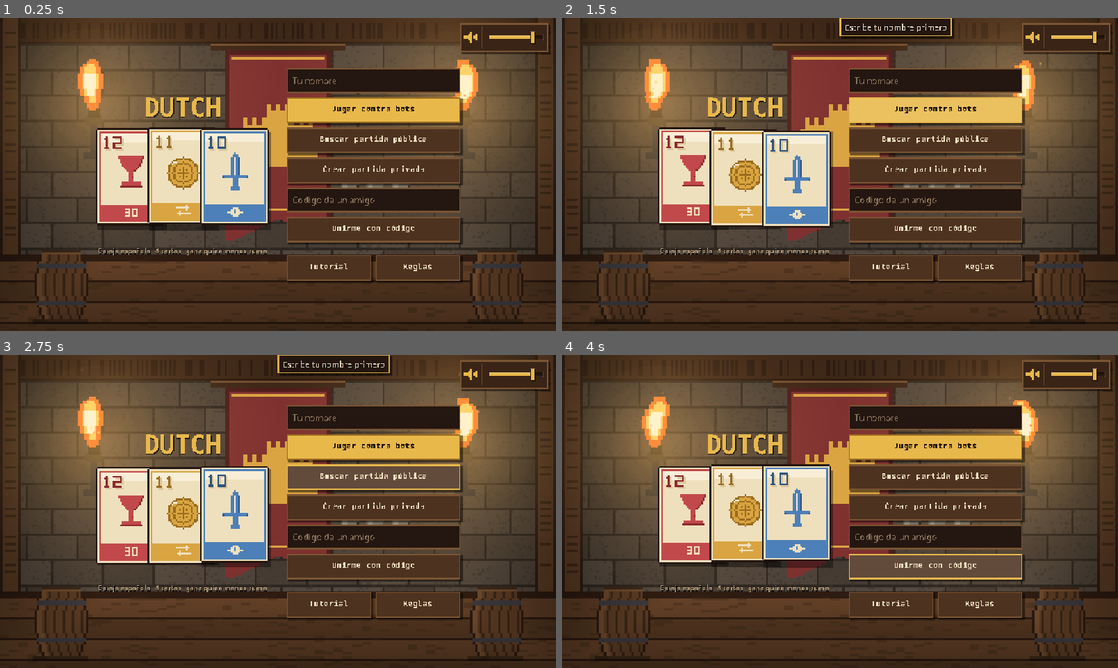
Above: before the commit, frames 1-4 (two rows, left to right).
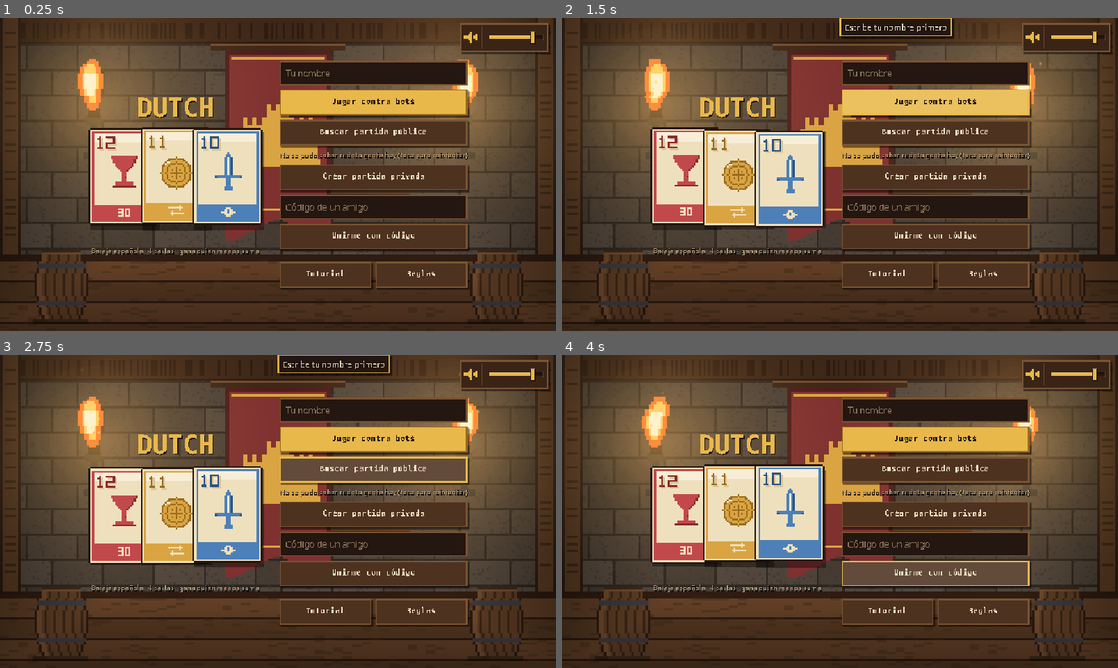
Above: after the commit, the same moments.

Repository: xYRyLeYx/Dutch
Game: Godot game, scene res://scenes/Main.tscn
The game is run twice, just before and just after one commit, with the same random seed, the same clock (stepped at 60 frames per second) and the same inputs.
Inputs:
- Up to frame 1 (0.25 s): no input
- Up to frame 2 (1.5 s): click "Jugar contra bots" at 0.5 s; click "Jugar contra bots" at 1.25 s
- Up to frame 3 (2.75 s): click "Buscar partida pública" at 2 s
- Up to frame 4 (4 s): click "Crear partida privada" at 2.75 s; click "Unirme con código" at 3.5 s

The runs differ from the first frame. In frame 1, 17% of the frame differs, in the area x 15-85%, y 13-87%; in frame 2, 17%; in frame 3, 17%; in frame 4, 17%.

Commit message:
Muestra en el menú cuánta gente hay conectada
Debajo de "Buscar partida pública", para poder decidir si esperas o te vas
con los bots sin perder diez minutos averiguándolo.

Se pide por HTTP normal a /status, no por WebSocket, y sólo al entrar al menú
o al tocar el contador: un sondeo en bucle impediría que el servidor gratuito
se durmiera nunca y agotaría su cuota. De paso, la consulta lo despierta, así
que al pulsar "Buscar partida" ya está en marcha.

El relé devuelve sólo números, ningún nombre, y con la cabecera CORS que la
versión web necesita para poder preguntarle.

Co-Authored-By: Claude Opus 5 <noreply@anthropic.com>

Diff:
--- a/autoloads/NetworkManager.gd
+++ b/autoloads/NetworkManager.gd
@@ -29,6 +29,9 @@
 signal connection_error(message: String)
 signal joined_as(peer_id: int)
 signal connection_changed
+## Cuántos hay conectados ahora mismo. Lo pide el menú para poder avisar de si
+## merece la pena buscar partida.
+signal status_updated(info: Dictionary)
 
 ## Tope de jugadores en una mesa, humanos y bots juntos. Cuatro es lo que
 ## admite el reparto de la pantalla (los rivales van en fila arriba) y también
@@ -137,6 +140,66 @@
 
 func relay_url_looks_valid() -> bool:
 	return relay_url.begins_with("ws://") or relay_url.begins_with("wss://")
+
+## ---------- CUÁNTA GENTE HAY ----------
+##
+## Se consulta por HTTP normal, no por WebSocket: mantener una conexión abierta
+## desde el menú sólo para contar cabezas gastaría batería y, con el servidor
+## gratuito, lo tendría despierto (y consumiendo horas) todo el rato.
+##
+## Y NO se consulta en bucle: sólo al entrar al menú y cuando el jugador toca el
+## contador. Un sondeo cada pocos segundos impediría que el servidor se durmiera
+## nunca, que es justo lo que agota la cuota del plan gratuito.
+##
+## Efecto secundario que viene bien: esta consulta DESPIERTA al servidor si
+## estaba dormido, así que cuando el jugador pulse "Buscar partida" ya está en
+## marcha.
+
+var last_status: Dictionary = {}
+var _http: HTTPRequest = null
+
+func fetch_status() -> void:
+	if _http == null:
+		_http = HTTPRequest.new()
+		# Generoso: el servidor gratuito tarda en desperezarse.
+		_http.timeout = 30.0
+		add_child(_http)
+		_http.request_completed.connect(_on_status_response)
+	# Si ya hay una consulta en marcha, no se encima otra.
+	if _http.get_http_client_status() != HTTPClient.STATUS_DISCONNECTED:
+		return
+	var url := status_url()
+	if url == "":
+		return
+	if _http.request(url) != OK:
+		last_status = {"error": true}
+		status_updated.emit(last_status)
+
+## La dirección del relé es de WebSocket (wss://); la consulta va por el mismo
+## sitio pero en HTTP, así que se traduce el esquema.
+func status_url() -> String:
+	var u := relay_url
+	if u.begins_with("wss://"):
+		u = "https://" + u.substr(6)
+	elif u.begins_with("ws://"):
+		u = "http://" + u.substr(5)
+	else:
+		return ""
+	if not u.ends_with("/"):
+		u += "/"
+	return u + "status"
+
+func _on_status_response(result: int, code: int, _headers: PackedStringArray, body: PackedByteArray) -> void:
+	if result != HTTPRequest.RESULT_SUCCESS or code != 200:
+		last_status = {"error": true}
+		status_updated.emit(last_status)
+		return
+	var json := JSON.new()
+	if json.parse(body.get_string_from_utf8()) != OK or typeof(json.data) != TYPE_DICTIONARY:
+		last_status = {"error": true}
+	else:
+		last_status = json.data
+	status_updated.emit(last_status)
 
 ## ---------- PARTIDA LOCAL ----------
 
--- a/scenes/Main.gd
+++ b/scenes/Main.gd
@@ -76,6 +76,9 @@
 # Contador de toques del acceso oculto a los ajustes de servidor.
 var _secret_taps: int = 0
 var _secret_last_tap_ms: int = 0
+
+# Aviso de cuánta gente hay conectada, en el menú.
+var _status_label: Label = null
 var _pending_fx: Dictionary = {}
 var _last_fx_seq: int = 0
 var _hidden_by_fx: Array[Control] = []
@@ -159,6 +162,7 @@
 	# Mientras el relé no contesta no hay estado que dibujar, así que la sala de
 	# espera se redibuja también cuando cambia el estado de la conexión; si no,
 	# se quedaría en "Conectando..." aunque ya estuviera dentro.
+	NetworkManager.status_updated.connect(func(_info): _render_status())
 	NetworkManager.connection_changed.connect(func():
 		if NetworkManager.online and GameLogic.state.is_empty():
 			_show_lobby())
@@ -796,6 +800,15 @@
 			_show_lobby()
 	))
 
+	# Cuánta gente hay, justo debajo del botón: es donde hace falta decidir si
+	# esperas o te vas con los bots. Se toca para volver a mirar.
+	_status_label = _label("", 12, DutchUI.TEXT_MUTED, true)
+	_status_label.mouse_filter = Control.MOUSE_FILTER_STOP
+	_status_label.gui_input.connect(_on_status_tap)
+	right.add_child(_status_label)
+	_render_status()
+	NetworkManager.fetch_status()
+
 	right.add_child(_btn("Crear partida privada", func():
 		if not _name_ok(name_input): return
 		NetworkManager.host_game(name_input.text.strip_edges(), false)
@@ -833,6 +846,48 @@
 	var rules_btn := _btn("Reglas", func(): _open_rules())
 	rules_btn.size_flags_horizontal = Control.SIZE_EXPAND_FILL
 	help_row.add_child(rules_btn)
+
+## ---------- CUÁNTA GENTE HAY ----------
+
+func _on_status_tap(event: InputEvent) -> void:
+	var tapped := false
+	if event is InputEventMouseButton and event.button_index == MOUSE_BUTTON_LEFT and not event.pressed:
+		tapped = true
+	elif event is InputEventScreenTouch and not event.pressed:
+		tapped = true
+	if tapped:
+		NetworkManager.fetch_status()
+		_render_status(true)
+
+## El texto se elige para que SIEMPRE diga qué hacer a continuación. "0
+## jugadores conectados" a secas desanima; "no hay nadie, juega contra bots o
+## abre mesa" es la misma información y además resuelve.
+func _render_status(recargando: bool = false) -> void:
+	if not is_instance_valid(_status_label):
+		return
+	var info: Dictionary = NetworkManager.last_status
+	if recargando or info.is_empty():
+		_status_label.text = "Mirando cuánta gente hay..."
+		_status_label.add_theme_color_override("font_color", DutchUI.TEXT_MUTED)
+		return
+	if bool(info.get("error", false)):
+		_status_label.text = "No se pudo saber cuánta gente hay (toca para reintentar)"
+		_status_label.add_theme_color_override("font_color", DutchUI.TEXT_MUTED)
+		return
+	var mesas: int = int(info.get("mesas_abiertas", 0))
+	var esperando: int = int(info.get("esperando", 0))
+	var jugando: int = int(info.get("jugando", 0))
+	var color := DutchUI.TEXT_MUTED
+	var texto := ""
+	if mesas > 0:
+		color = DutchUI.GOLD
+		texto = "Hay %d mesa%s esperando gente. ¡Entra!" % [mesas, "" if mesas == 1 else "s"]
+	elif jugando + esperando > 0:
+		texto = "%d jugando ahora, pero sin mesas libres. Abre una tú." % (jugando + esperando)
+	else:
+		texto = "Ahora mismo no hay nadie. Juega contra bots o avisa a un amigo."
+	_status_label.text = texto
+	_status_label.add_theme_color_override("font_color", color)
 
 ## Sin nombre no se juega a nada: aparece en la mesa de los demás.
 func _name_ok(field: LineEdit) -> bool:
Not shown, changed: TRASPASO.md
Not shown, changed: server/server.js
